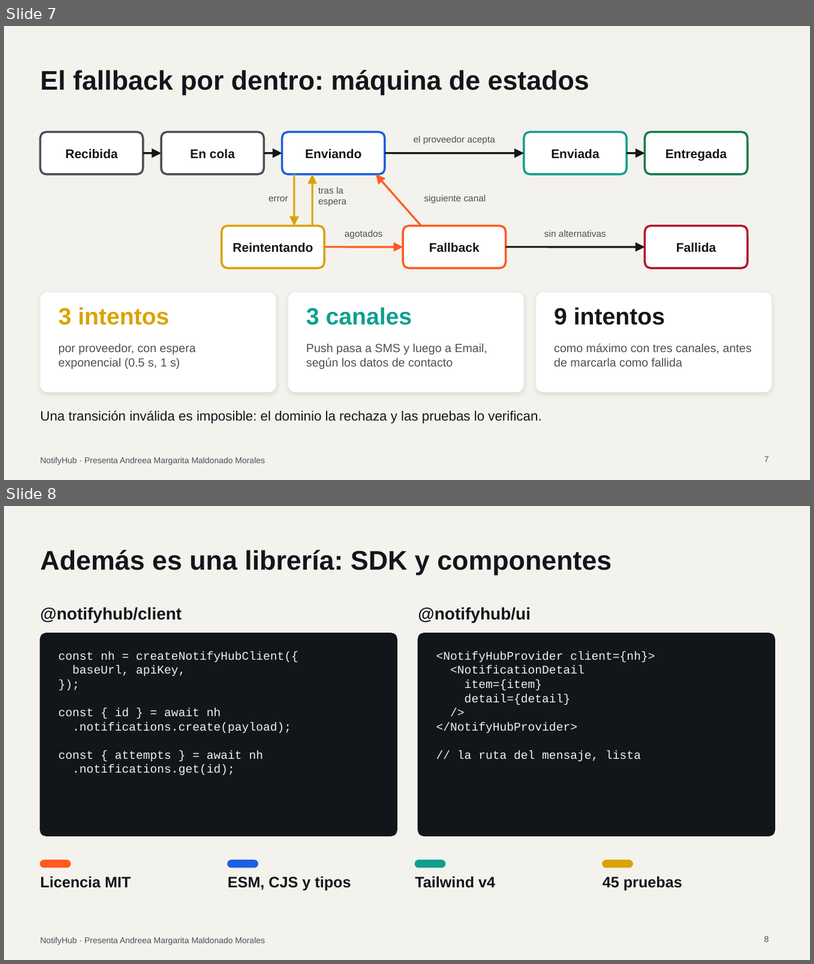
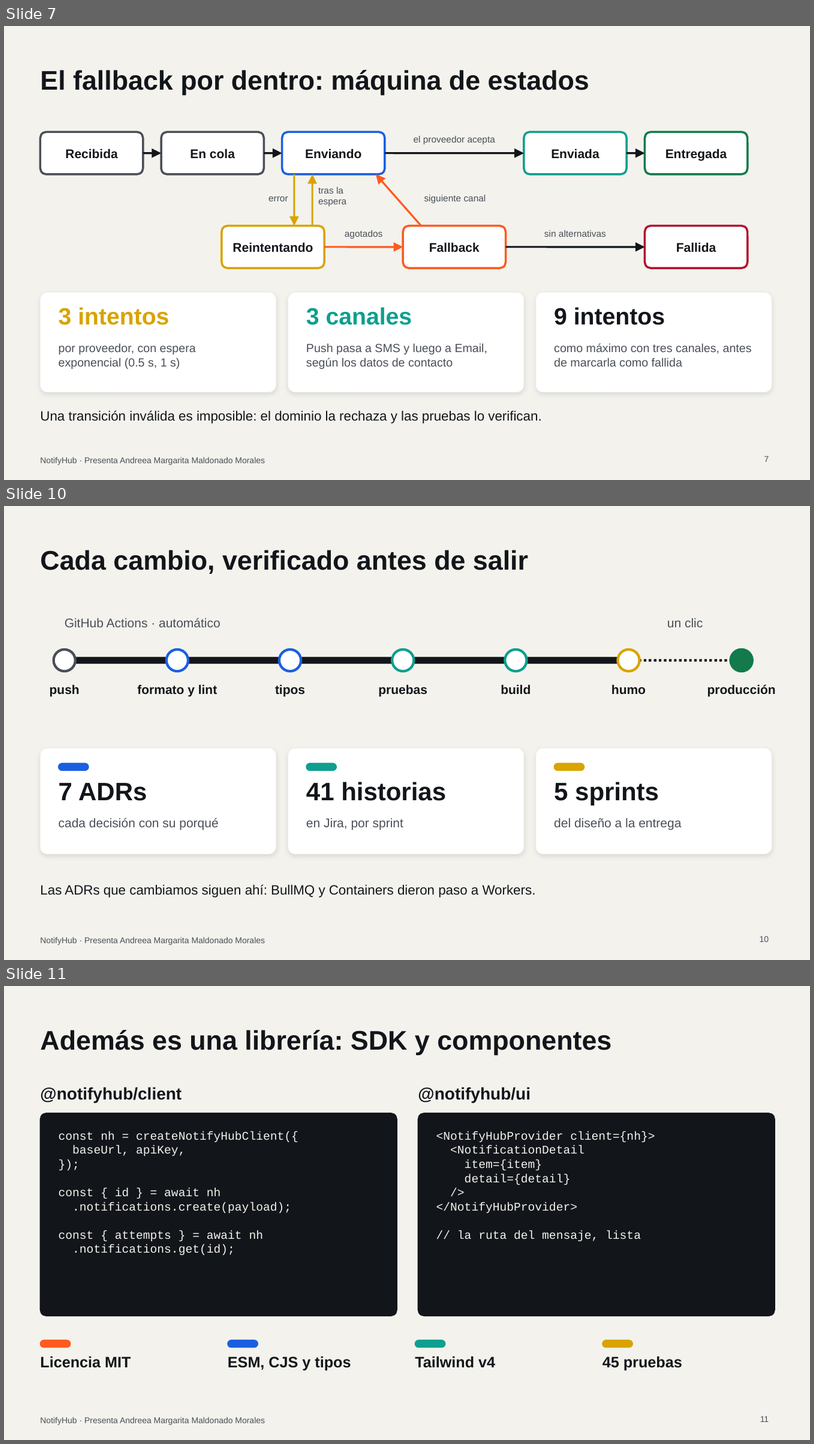
Before and after one commit to joseraulsoriano/notifyhub, a slide deck: docs/presentacion/NotifyHub.pptx. Shown one above the other, each under a label of ours: slides 7 and 8 before the commit, slides 7, 10 and 11 after it; the slides between them are not shown. The pictures are 814x964 and 814x1444 pixels, drawn with LibreOffice and Linux fonts; fonts in the diff are those of the drawing. Boxes give left, top, right and bottom in pixels: in the first picture for what was removed or moved away, otherwise in the second. Text is boxed around its words. In the diff, an @@ line names an element or a change of style, - is before the commit and + after.

Commit message:
docs: presentación con capas, monorepo y entrega continua

```diff
--- a/docs/presentacion/NotifyHub.pptx
+++ b/docs/presentacion/NotifyHub.pptx
@@ slide 10 added at [4, 506, 810, 960], background #F3F2ED; not listed: 1 template element that a slide beside it also shows @@
@@ title added at [40, 550, 528, 574], 32 pt, text #12151A, bold @@
+Cada cambio, verificado antes de salir
@@ text added at [65, 618, 221, 627], 15 pt, text #4A4F57 @@
+GitHub Actions · automático
@@ text added at [668, 618, 703, 627], 15 pt, text #4A4F57 @@
+un clic
@@ ellipse added at [54, 649, 75, 671], fill #FFFFFF, outline #4A4F57 3 pt @@
@@ ellipse added at [167, 649, 189, 671], fill #FFFFFF, outline #1B5FE0 3 pt @@
@@ ellipse added at [279, 649, 301, 671], fill #FFFFFF, outline #1B5FE0 3 pt @@
@@ ellipse added at [392, 649, 414, 671], fill #FFFFFF, outline #0E9F8E 3 pt @@
@@ ellipse added at [506, 649, 527, 671], fill #FFFFFF, outline #0E9F8E 3 pt @@
@@ ellipse added at [618, 649, 640, 671], fill #FFFFFF, outline #D9A300 3 pt @@
@@ ellipse added at [731, 649, 753, 671], fill #137A4B, outline #137A4B 3 pt @@
@@ rounded rectangle added at [65, 657, 629, 663], fill #12151A, outline #12151A 1 pt @@
@@ line added from (629, 660) to (742, 660), #12151A 3 pt dashed @@
@@ text added at [50, 684, 80, 696], 15 pt, text #12151A, bold @@
+push
@@ text added at [137, 684, 217, 696], 15 pt, text #12151A, bold @@
+formato y lint
@@ text added at [275, 684, 305, 696], 15 pt, text #12151A, bold @@
+tipos
@@ text added at [378, 684, 428, 696], 15 pt, text #12151A, bold @@
+pruebas
@@ text added at [501, 684, 531, 694], 15 pt, text #12151A, bold @@
+build
@@ text added at [612, 684, 646, 694], 15 pt, text #12151A, bold @@
+humo
@@ text added at [708, 684, 776, 696], 15 pt, text #12151A, bold @@
+producción
@@ rounded rectangle added at [40, 748, 276, 854], fill #FFFFFF, outline #F3F2ED 0.5 pt @@
@@ rounded rectangle added at [288, 748, 524, 854], fill #FFFFFF, outline #F3F2ED 0.5 pt @@
@@ rounded rectangle added at [536, 748, 772, 854], fill #FFFFFF, outline #F3F2ED 0.5 pt @@
@@ rounded rectangle added at [59, 763, 89, 771], fill #1B5FE0, outline #1B5FE0 1 pt @@
@@ rounded rectangle added at [306, 763, 337, 771], fill #0E9F8E, outline #0E9F8E 1 pt @@
@@ rounded rectangle added at [555, 763, 585, 771], fill #D9A300, outline #D9A300 1 pt @@
@@ text added at [59, 783, 147, 801], 30 pt, text #12151A, bold @@
+7 ADRs
@@ text added at [306, 781, 446, 801], 30 pt, text #12151A, bold @@
+41 historias
@@ text added at [554, 781, 659, 805], 30 pt, text #12151A, bold @@
+5 sprints
@@ text added at [59, 817, 218, 829], 15 pt, text #4A4F57 @@
+cada decisión con su porqué
@@ text added at [306, 818, 404, 829], 15 pt, text #4A4F57 @@
+en Jira, por sprint
@@ text added at [554, 818, 681, 829], 15 pt, text #4A4F57 @@
+del diseño a la entrega
@@ text added at [40, 884, 536, 897], 16 pt, text #12151A @@
+Las ADRs que cambiamos siguen ahí: BullMQ y Containers dieron paso a Workers.
@@ page number added at [760, 936, 770, 942], 10 pt, text #4A4F57 @@
+10
@@ what was slide 8 is now slide 11 @@
@@ page number at [761, 1416, 769, 1422]: text changed @@
-8
+11
```
Also in this commit, not shown: 2 other slides added, 1 other file.
